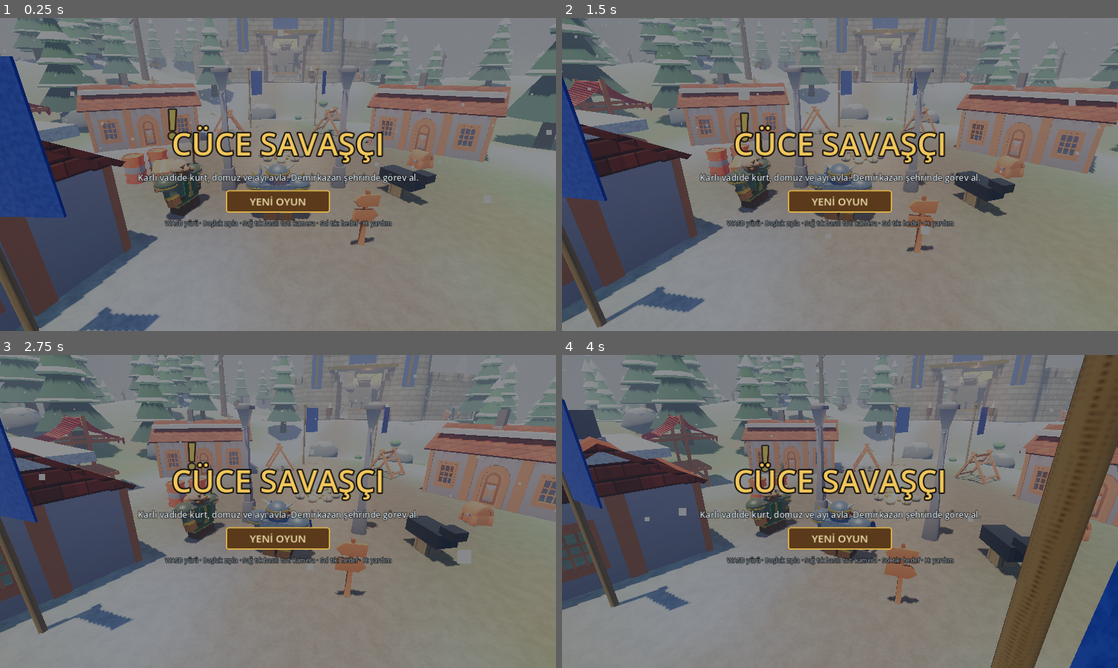
Above: before the commit, frames 1-4 (two rows, left to right).
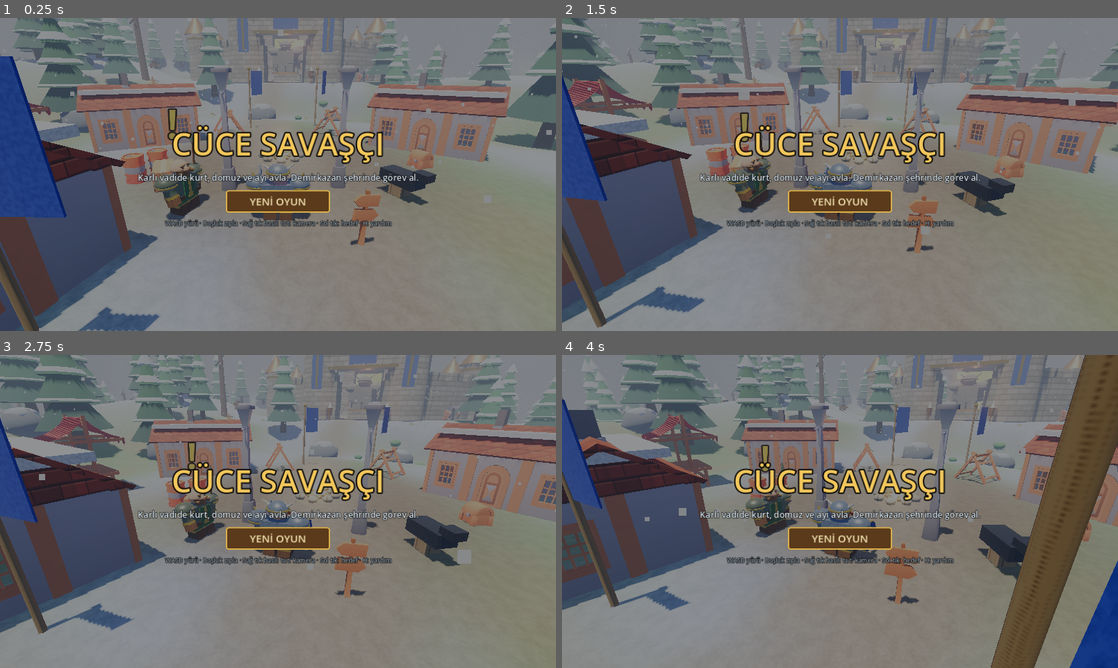
Above: after the commit, the same moments.

Repository: aldaci26/zindan-yuruyusu
Game: Godot game, scene res://main.tscn
Same seed, same stepped clock (60 frames per second), same inputs: the game is played once before the commit and once after it.
Inputs (mouse positions are in pixels of both pictures, inside the frame that each line leads up to):
- Up to frame 1 (0.25 s): no input
- Up to frame 2 (1.5 s): tap Enter at 0.5 s; hold D 0.53-1.28 s; tap R at 0.6 s; click (840, 174) at 0.67 s; tap Space at 0.77 s; hold S from 1.28 s (still down); tap 1 at 1.35 s; click (840, 174) at 1.42 s
- Up to frame 3 (2.75 s): tap Space at 1.52 s; move the mouse to (333, 442) at 2.02 s; release S at 2.03 s; hold D from 2.03 s (still down); tap 2 at 2.1 s
- Up to frame 4 (4 s): move the mouse to (812, 574) at 2.77 s; release D at 2.78 s; hold W 2.78-3.53 s; tap 3 at 2.85 s; click (812, 574) at 2.92 s; tap Space at 3.02, 3.77 s; move the mouse to (1006, 558) at 3.52 s; hold A from 3.53 s (still down); tap 4 at 3.6 s

The runs differ from the first frame. In frame 1, 0.1% of the frame differs, in the area x 33-70%, y 0-47%; in frame 2, 0.1%; in frame 3, 0.1%, in the area x 19-88%, y 0-48%; in frame 4, less than 0.1%.

Commit message:
Dünya canavarı Buzul Devi Thokk, sur kuleleri, README
Co-Authored-By: Claude Sonnet 5.5 <noreply@anthropic.com>
Claude-Session: https://claude.ai/code/session_01JevRmnrtmWrqjemGjP8zM1

Diff:
--- a/godot/items.gd
+++ b/godot/items.gd
@@ -153,11 +153,13 @@
 	_eq("lg_marsh", "Timsah Pantolonu", "legs", 3, 8, 54, 3, 0, 5, 700, "Zincir", "green")
 	_eq("wt_marsh", "Sazlık Kuşağı", "waist", 3, 8, 22, 2, 2, 3, 500, "Deri", "tan")
 	_eq("helm_marsh", "Şaman Maskesi", "head", 3, 8, 30, 3, 0, 5, 640, "Zincir", "mith")
+	_eq("sh_thokk", "Buzul Devi'nin Kalkanı", "offhand", 4, 9, 70, 3, 0, 6, 1900, "Kalkan", "steel")
+	_eq("bk_thokk", "Don Pelerini", "back", 3, 9, 10, 3, 2, 4, 900, "Kumaş", "steel")
 	_wp("axe_gruff", "Gruff'ın Çenesi", 4, 10, 36, 56, 2.5, 9, 4, 4, 2400, "bone", 2)
 	_eq("bk_gruff", "Timsah Postu Pelerin", "back", 4, 10, 12, 4, 3, 6, 1800, "Kumaş", "green")
 	_eq("tr_gruff", "Bataklık Yüreği", "trinket", 4, 10, 0, 6, 4, 4, 2100, "", "green")
 	_eq("wt_gruff", "Pullu Bel Zinciri", "waist", 4, 10, 34, 5, 0, 7, 1900, "Plaka", "iron")
-	for bid in ["axe_gruff", "bk_gruff", "tr_gruff", "wt_gruff" …(177 unchanged characters)… rag", "ch_rag", "tr_core", "hammer_sulf"]:
+	for bid in ["axe_gruff", "bk_gruff", "tr_gruff", "wt_gruff" …(177 unchanged characters)… rag", "ch_rag", "tr_core", "hammer_sulf", "sh_thokk", "bk_thokk"]:
 		_db[bid]["boss"] = true
 	# Kara Demir Madeni
 	_eq("ch_mine", "Madenci Plaka Zırhı", "chest", 3, 12, 108, 5, 0, 8, 1500, "Plaka", "dark")
--- a/godot/main.gd
+++ b/godot/main.gd
@@ -171,6 +171,9 @@
 	"vurgan": {"name": "Vurgan", "title": "Kara Demir Maden Lordu", "lvl": 17, "hp": 19000.0, "dmg": 48.0, "spd": 3.8, "rad": 1.2, "sc": 1.6, "aggro": 12.0, "map": "mine",
 		"x": 0.0, "z": -73.0, "model": "vurgan", "kind": "skull", "respawn": 600.0, "xp": 1400,
 		"say": "Vurgan: Madenim benim! Kazın, kazın!", "drops": ["axe_vurgan", "ch_vurgan", "helm_vurgan", "tr_vurgan"]},
+	"thokk": {"name": "Buzul Devi Thokk", "title": "Gezgin Dünya Canavarı", "lvl": 9, "hp": 7800.0, "dmg": 32.0, "spd": 3.8, "rad": 1.5, "sc": 2.7, "aggro": 14.0,
+		"x": 72.0, "z": 8.0, "model": "thokk", "kind": "skull", "respawn": 420.0, "xp": 450,
+		"say": "Thokk: Buzul uyanıyor... Donun!", "drops": ["sh_thokk", "bk_thokk"]},
 	"ragnaros": {"name": "Ragnaros", "title": "Ateş Efendisi", "lvl": 10, "hp": 24000.0, "dmg": 60.0, "spd": 0.0, "rad": 4.6, "sc": 1.0, "aggro": 0.0, "reach": 1.9, "yoff": 1.3,
 		"x": 0.0, "z": -64.0, "model": "ragnaros", "kind": "skull", "respawn": 600.0, "xp": 900,
 		"say": "Ragnaros: SİZİ KÜÇÜK FANİLER! ATEŞİMDE YANACAKSINIZ!", "drops": ["helm_rag", "ch_rag", "tr_core"]},
@@ -1234,6 +1237,23 @@
 		Dwarf.box(self, Vector3(1.8, 6.0, 0.05), m_blue, Vector3(px, cy + 8.0, pz + 3.45))
 		Dwarf.box(self, Vector3(0.35, 5.6, 0.06), m_gold, Vector3(px, cy + 8.0, pz + 3.5))
 		_add_obs(px, pz, 3.4)
+	# sur üstü gözetleme kuleleri
+	for sd2 in [-1.0, 1.0]:
+		for off in [1.15, 2.0]:
+			var a2: float = PI / 2.0 + sd2 * off
+			var tx2 := cx + cos(a2) * R
+			var tz2 := cz + sin(a2) * R
+			Dwarf.cyl(self, 2.1, 2.4, 9.5, m_stone, Vector3(tx2, cy + 4.75, tz2), 12)
+			Dwarf.cyl(self, 2.35, 2.35, 0.4, m_gold, Vector3(tx2, cy + 8.6, tz2), 12)
+			Dwarf.cone(self, 2.8, 3.8, m_bronze, Vector3(tx2, cy + 11.4, tz2), 12)
+			Dwarf.sph(self, 0.3, m_gold, Vector3(tx2, cy + 13.5, tz2))
+			var tlight := OmniLight3D.new()
+			tlight.light_color = Color("ffb060")
+			tlight.omni_range = 7.0
+			tlight.light_energy = 0.8
+			tlight.position = Vector3(tx2, cy + 7.5, tz2)
+			add_child(tlight)
+			_add_obs(tx2, tz2, 2.6)
 	var gz := cz + R
 	Dwarf.box(self, Vector3(10.5, 2.6, 2.8), m_stone, Vector3(cx, cy + 9.6, gz))
 	Dwarf.box(self, Vector3(11.0, 0.45, 3.1), m_gold, Vector3(cx, cy + 8.2, gz))
@@ -1648,6 +1668,7 @@
 		"vancleef": return Dwarf.make_dwarf({"skin": Color("e8c0a0"), "metal": Color("5a2a2a"), "cloth": Color("a32a2a"), "beard": Color("2a1a10"), "helm": false, "prop": "axe"})
 		"gruff": return Dwarf.make_croc(true)
 		"gorduk": return Dwarf.make_golem(true)
+		"thokk": return Dwarf.make_frost()
 		"vurgan": return Dwarf.make_dwarf({"skin": Color("8a7060"), "metal": Color("2a2a30"), "cloth": Color("a32a1a"), "beard": Color("c8402a"), "helm": true, "prop": "hammer"})
 		_: return Dwarf.make_ragnaros()
 
@@ -3725,6 +3746,10 @@
 		"grik":
 			_bset(m, "nova", 5.0)
 			_bset(m, "bolt", 2.0)
+		"thokk":
+			_bset(m, "nova", 5.0)
+			_bset(m, "smash", 3.0)
+			_bset(m, "spike", 2.0)
 		"arctikus":
 			_bset(m, "maul", 5.0)
 			_bset(m, "rend", 8.0)
@@ -3802,6 +3827,32 @@
 			if d > m.rad + m.reach + 1.5 and d < 22.0 and _bready(m, "rocks"):
 				_bset(m, "rocks", 7.0)
 				boss_spell(m, 0.9, "Kaya Fırlatma", Color("8a8070"))
+				return true
+		"thokk":
+			if hpf < 0.5 and not m.flags.has("ele"):
+				m.flags["ele"] = true
+				boss_say(m, "Thokk buzdan hizmetkârlarını çağırdı!")
+				_boss_summon(m, "Buz Hizmetkârı", "frost", 3, 240.0, 12.0, 3.6, 0.8, 3.0)
+			if hpf < 0.25 and not m.flags.has("rage"):
+				m.flags["rage"] = true
+				m.dmg *= 1.3
+				m.spd *= 1.2
+				boss_say(m, "Thokk'un buzları çatırdıyor!")
+				float_text(_bpos(m), "Öfke!", Color("ff6a3a"), true)
+				sfx.play("shout")
+			if d <= 9.0 and _bready(m, "nova"):
+				_bset(m, "nova", 11.0)
+				boss_spell(m, 1.4, "Buz Dalgası", Color("8ad0ff"))
+				ring_fx(Vector3(m.x, height_at(m.x, m.z), m.z), 9.0, Color("8ad0ff"), 0.6)
+				P["slow_t"] = 4.0
+				return true
+			if melee and _bready(m, "smash"):
+				_bset(m, "smash", 6.0)
+				boss_hit(m, 1.9, "Buzul Yumruğu")
+				return true
+			if d > m.rad + m.reach + 1.5 and d < 22.0 and _bready(m, "spike"):
+				_bset(m, "spike", 7.0)
+				boss_spell(m, 0.9, "Buz Mızrağı", Color("a8e0ff"))
 				return true
 		"vurgan":
 			for t in [0.7, 0.4]:
